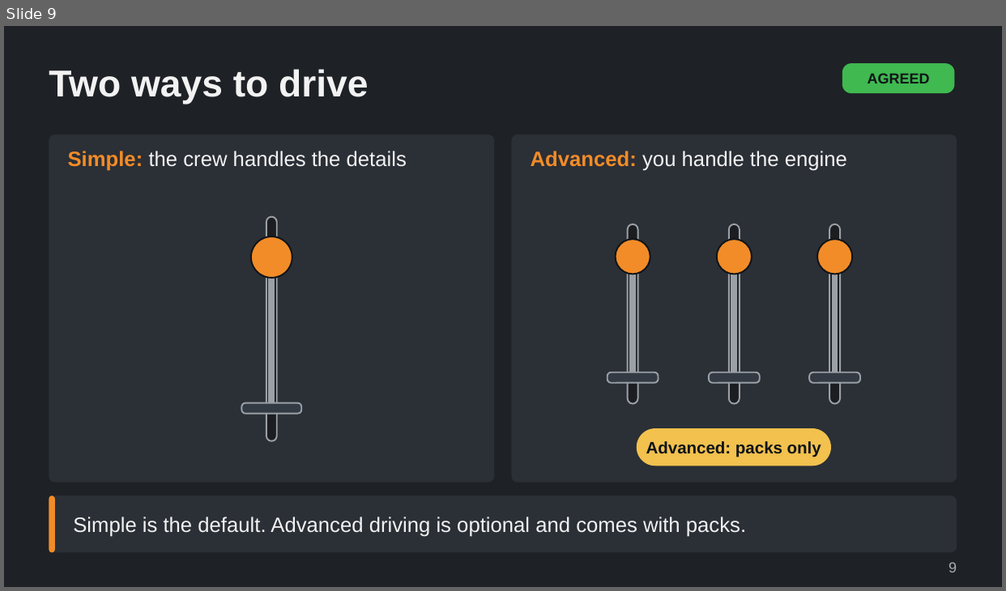
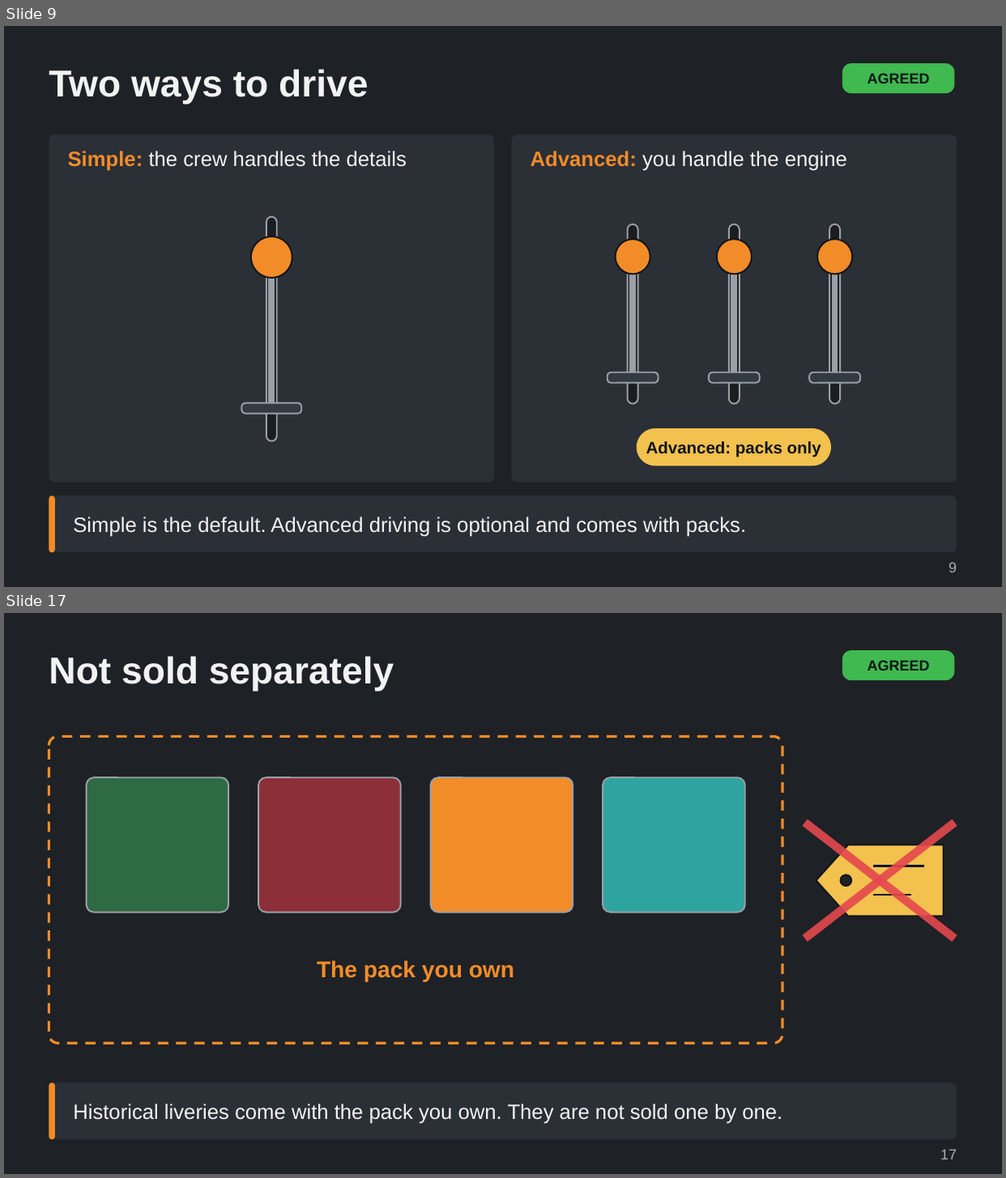
Before and after one commit to Tarenkookoo/Satisfactory---Early-Locomotion, a slide deck: Reporting/Claude Presents/Deck8_AfterLaunch_LateSteam/After_Launch_Late_Steam_Driving_and_Prestige_Explained.pptx. Shown one above the other, each under a label of ours: slide 9 before the commit, slides 9 and 17 after it; the slides between them are not shown. The pictures are 1006x591 and 1006x1178 pixels, drawn with LibreOffice and Linux fonts; fonts in the diff are those of the drawing. Boxes give left, top, right and bottom in pixels: in the first picture for what was removed or moved away, otherwise in the second. Text is boxed around its words. In the diff, an @@ line names an element or a change of style, - is before the commit and + after.

```diff
--- a/Reporting/Claude Presents/Deck8_AfterLaunch_LateSteam/After_Launch_Late_Steam_Driving_and_Prestige_Explained.pptx
+++ b/Reporting/Claude Presents/Deck8_AfterLaunch_LateSteam/After_Launch_Late_Steam_Driving_and_Prestige_Explained.pptx
@@ slide 17 added at [4, 613, 1002, 1174], background #1E2126 @@
@@ title added at [49, 656, 394, 692], 36 pt, text #F2F2F2, bold @@
+Not sold separately
@@ rounded rectangle added at [842, 650, 955, 680], fill #3FB950, 14 pt, text #101418, bold @@
+AGREED
@@ group added at [49, 736, 955, 1043]: 5 rounded rectangles, 4 lines, 1 text, 1 freeform shape, 1 ellipse @@
+The pack you own
@@ rounded rectangle added at [49, 1083, 957, 1140], fill #2B2F36, 20 pt, text #F2F2F2 @@
+Historical liveries come with the pack you own. They are not sold one by one.
@@ rounded rectangle added at [49, 1083, 55, 1140], fill #F28C28 @@
@@ text added at [940, 1149, 957, 1160], 14 pt, text #A9B0B8 @@
+17
```
Also in this commit, not shown: 7 other slides added, 2 other files.
